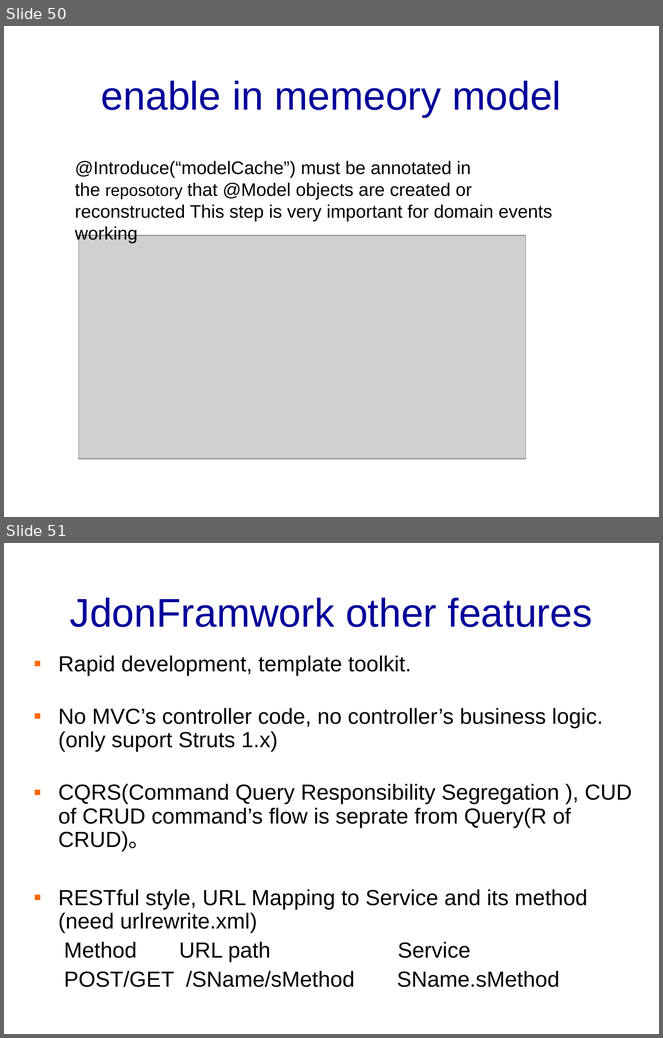
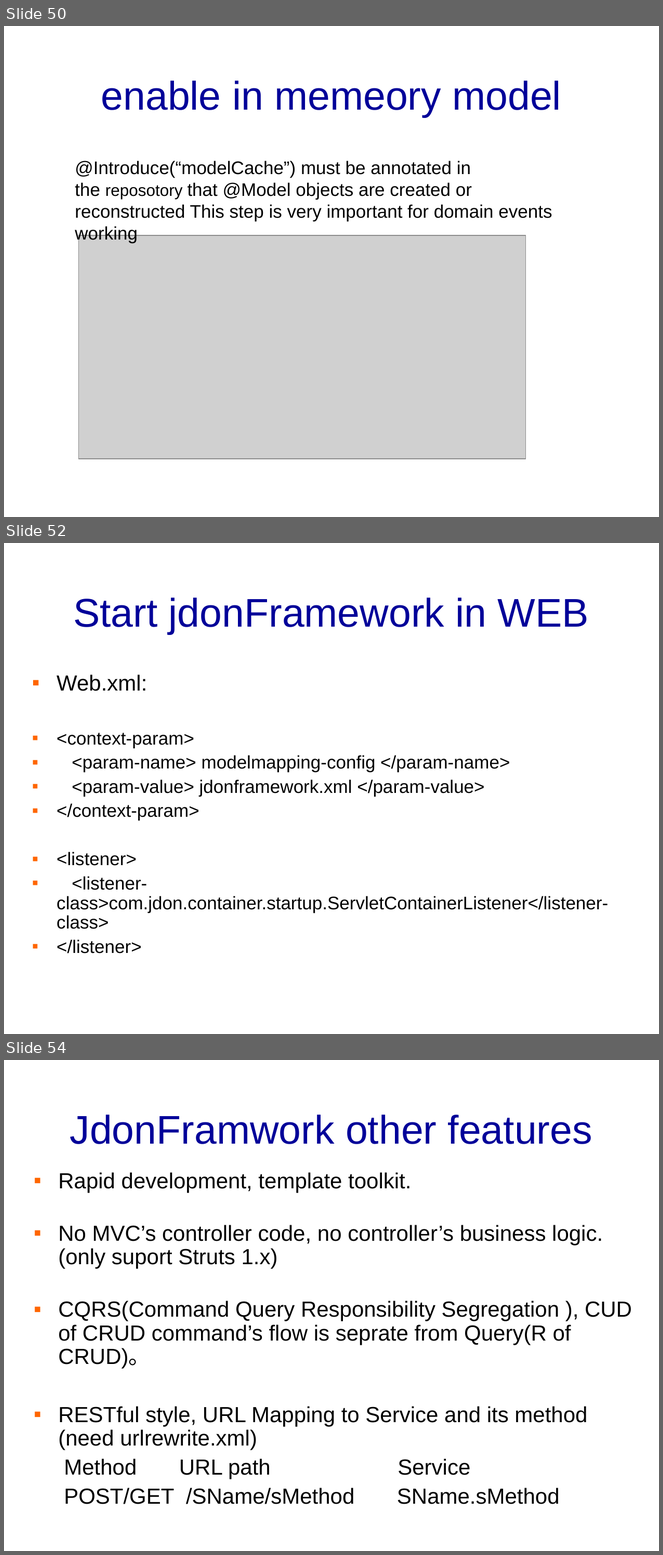
Before and after one commit to banq/jdonframework, a slide deck: doc/english/JdonFramework.ppt. Shown one above the other, each under a label of ours: slides 50 and 51 before the commit, slides 50, 52 and 54 after it; the slides between them are not shown. The pictures are 663x1038 and 663x1555 pixels, drawn with LibreOffice and Linux fonts; fonts in the diff are those of the drawing; grey boxes stand for pictures; background and template pictures are left out. Boxes give left, top, right and bottom in pixels: in the first picture for what was removed or moved away, otherwise in the second. Text is boxed around its words. In the diff, an @@ line names an element or a change of style, - is before the commit and + after.

```diff
--- a/doc/english/JdonFramework.ppt
+++ b/doc/english/JdonFramework.ppt
@@ slide 52 added at <box>4,543,659,1034</box>, background picture (left out) @@
@@ title added at <box>73,598,589,635</box>, 44 pt, text #000099 @@
+Start jdonFramework in WEB
@@ text added at <box>57,675,608,954</box>, 20 pt, text #000000 @@
+▪ Web.xml:
+▪ <context-param>
+▪ <param-name> modelmapping-config </param-name>
+▪ <param-value> jdonframework.xml </param-value>
+▪ </context-param>
+▪ <listener>
+▪ <listener-class>com.jdon.container.startup.ServletContainerListener</listener-class>
+▪ </listener>
@@ what was slide 51 is now slide 54 @@
```
Also in this commit, not shown: 1 slide changed, 2 other slides added, 27 other files.
